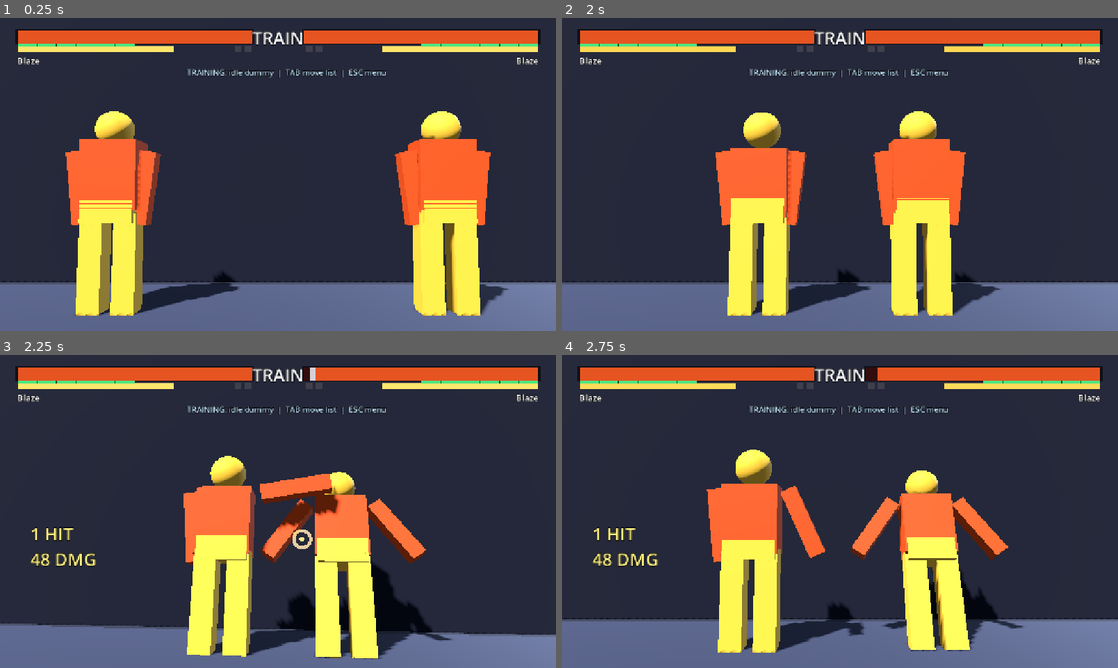
Above: before the commit, frames 1-4 (two rows, left to right).
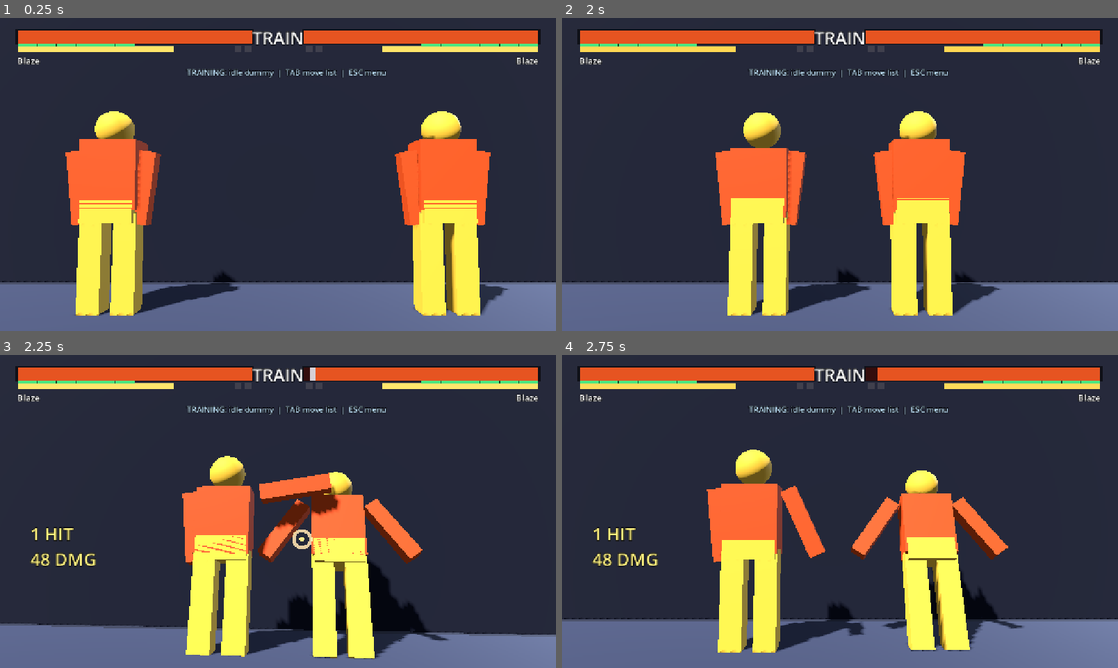
Above: after the commit, the same moments.

Repository: muji-wyh/FootisesGame3
Game: Godot game, scene res://scenes/match/Training.tscn
Two runs of this game, one before a commit and one after it. Both use one fixed random seed, a clock stepped at 60 frames per second and the inputs below. This scene is started directly instead of the project's main scene. Sound files missing from this copy of the repository are replaced by a short silence.
Inputs (mouse positions are in pixels of both pictures, inside the frame that each line leads up to):
- Up to frame 1 (0.25 s): no input
- Up to frame 2 (2 s): move the mouse to (962, 158) at 0.52 s; hold D 0.53-1.25 s; tap U (p1_lp) at 0.6 s; click (962, 158) at 0.67 s; drag from (728, 190) to (812, 237) at 1.27 s
- Up to frame 3 (2.25 s): move the mouse to (333, 442) at 2.02 s; hold D from 2.03 s (still down); tap I at 2.1 s
- Up to frame 4 (2.75 s): keep holding D

Frames 1-2 are identical in both runs. In frame 3, 2.6% of the frame differs, in the area x 32-82%, y 32-98%; in frame 4, nothing differs.

Commit message:
Fix hitstop reading as a dead pause
A clip started while hitstop freezes the AnimationPlayer could never finish its
crossfade, so on every hit both fighters collapsed toward a rest pose and held it
for the whole 13-25 frame freeze instead of holding the hit reaction. Clips that
start mid-freeze now snap, and the rig gets a small decaying impact vibration so
the freeze reads as a crunch rather than two statues. Presentation only -- the
simulation, frame data and hit results are untouched.

Co-authored-by: Copilot <223556219+Copilot@users.noreply.github.com>

Diff:
--- a/scripts/fighter/AnimatedFighterRig.gd
+++ b/scripts/fighter/AnimatedFighterRig.gd
@@ -20,6 +20,7 @@
 var _cur_clip: String = ""
 var _cur_move: MoveData = null
 var _grounded: bool = false
+var _frozen: bool = false   # hitstop is freezing the AnimationPlayer this tick (see _play)
 var _skel: Skeleton3D
 var _cfg: RigConfig   # per-character visual/rig configuration (CharacterData.rig)
 
@@ -60,7 +61,8 @@
 func pose(f: Fighter) -> void:
 	if not ok:
 		return
-	_player.speed_scale = 0.0 if f.hitstop > 0 else 1.0
+	_frozen = f.hitstop > 0
+	_player.speed_scale = 0.0 if _frozen else 1.0
 	# Ground using the real (animated) idle pose - but only once the rig is in the tree and
 	# the AnimationPlayer has actually posed the skeleton (not during the early build call).
 	if not _grounded and is_inside_tree() and f.state == Fighter.State.IDLE:
@@ -244,7 +246,10 @@
 	var anim := _player.get_animation(full)
 	anim.loop_mode = Animation.LOOP_LINEAR if loop else Animation.LOOP_NONE
 	var restarting_same := _player.current_animation == full
-	_player.play(full, blend, speed)
+	# A crossfade cannot progress while hitstop freezes the player (speed_scale 0), so a clip
+	# starting mid-freeze must snap — otherwise the fighter holds its pre-impact pose for the
+	# whole hitstop and only reacts once the freeze releases.
+	_player.play(full, 0.0 if _frozen else blend, speed)
 	if restarting_same:
 		_player.seek(0.0, true)
 	if _player.is_inside_tree():
--- a/scripts/fighter/Fighter.gd
+++ b/scripts/fighter/Fighter.gd
@@ -57,6 +57,8 @@
 const CORNER_PUSHBACK_X := 6.0      # near-corner threshold for attacker recoil on hit
 const INPUT_BUFFER := 4             # ticks a buffered attack press waits to fire on the first actionable frame
 const HITSTOP_FEEL_BONUS := 4       # ponytail: one global hitstop feel knob; per-move overrides if tuning needs diverge
+const IMPACT_SHAKE_AMP := 0.02      # ponytail: one knob for the visual-only impact vibration (world units at the hit frame)
+const IMPACT_SHAKE_TICKS := 12.0    # ticks the vibration takes to decay back to centre
 const DRIVE_RUSH_CARRY := 6.2       # forward slide speed granted to the first normal out of a Drive Rush
 const DRIVE_RUSH_CARRY_TICKS := 10  # ticks that carry momentum lasts
 const DRIVE_RUSH_BRAKE_TICKS := 10     # max skid frames after a back-back interrupt (safety cap)
@@ -331,8 +333,26 @@
 		facing = want
 
 func update_visual() -> void:
-	if rig and rig.has_method("pose"):
+	if rig == null:
+		return
+	if rig.has_method("pose"):
 		rig.call("pose", self)
+	if rig is Node3D:
+		(rig as Node3D).position.x = _impact_shake_x()
+
+## Visual-only impact vibration during hitstop, so the freeze reads as a crunch instead of
+## two motionless statues. Offsets the rig node only — `position` (the simulation value) is
+## untouched, so frame data and hit results are unaffected.
+func _impact_shake_x() -> float:
+	if hitstop <= 0:
+		return 0.0
+	var amp := IMPACT_SHAKE_AMP * 0.35              # attacker: just a recoil buzz
+	if state == State.HITSTUN:
+		amp = IMPACT_SHAKE_AMP * (1.0 + 0.5 * hit_strength)
+	elif state == State.BLOCKSTUN:
+		amp = IMPACT_SHAKE_AMP * 0.5
+	var fade: float = minf(float(hitstop) / IMPACT_SHAKE_TICKS, 1.0)
+	return (1.0 if hitstop % 2 == 0 else -1.0) * amp * fade
 
 # --- neutral / movement ----------------------------------------------------
 
--- a/tools/run_tests.gd
+++ b/tools/run_tests.gd
@@ -139,6 +139,7 @@
 	_test_multihit()
 	_test_move_sfx()
 	_test_animated_rig()
+	_test_impact_shake()
 	_test_six_buttons()
 	_test_dash()
 	_test_air_attack()
@@ -1259,7 +1260,71 @@
 	arig.pose(f)
 	arig._player.advance(0.03)
 	_check("same-move cancel restarts the clip", arig._player.current_animation_position < before_restart)
+	# A clip started DURING hitstop must snap into pose: the player is frozen (speed_scale 0),
+	# so a crossfade can never progress and the victim would otherwise hold its pre-impact
+	# pose for the whole freeze, only jumping into the reaction once the freeze releases.
+	# A clip started DURING hitstop must snap into pose: the player is frozen (speed_scale 0),
+	# so a crossfade can never progress and the victim collapses toward a stale/rest pose for
+	# the whole freeze instead of holding the hit reaction.
+	f.on_ground = true
+	f.stun_timer = 16
+	f.state = Fighter.State.HITSTUN
+	var hit_clip: String = arig._resolve_hit_clip(f)
+	arig._player.speed_scale = 1.0
+	arig._player.play(arig._cfg.lib_name + "/" + hit_clip, 0.0)
+	arig._player.seek(0.0, true)
+	var want_pose := _skel_sig(arig._skel)
+	f.state = Fighter.State.ATTACK
+	f.state_frame = 0
+	f.hitstop = 0
+	arig.pose(f)
+	arig._player.advance(0.12)
+	var parked_pose := _skel_sig(arig._skel)
+	f.state = Fighter.State.HITSTUN
+	f.hitstop = 8
+	arig.pose(f)
+	arig._player.advance(0.016)   # the next engine frame, still frozen (speed_scale 0)
+	var frozen_pose := _skel_sig(arig._skel)
+	_check("hit reaction leaves the pre-impact pose during hitstop", absf(frozen_pose - parked_pose) > 0.0001)
+	_check("hit reaction reaches its own pose during hitstop", absf(frozen_pose - want_pose) < 0.0001)
 	arig.queue_free()
+
+## Cheap signature of the whole skeleton pose, so a test can assert the rig actually moved.
+func _skel_sig(sk: Skeleton3D) -> float:
+	var s := 0.0
+	for i in sk.get_bone_count():
+		var q := sk.get_bone_pose_rotation(i)
+		s += q.x + q.y * 2.0 + q.z * 3.0 + q.w * 5.0
+	return s
+
+func _test_impact_shake() -> void:
+	print("[impact shake]")
+	var blaze := CharacterLibrary.create("blaze")
+	var f := Fighter.new()
+	f.setup(blaze, Manual.new(), GameConst.Side.P1, 0.0)
+	_check("no shake outside hitstop", f._impact_shake_x() == 0.0)
+	f.state = Fighter.State.HITSTUN
+	f.hitstop = 6
+	f.hit_strength = 0
+	var light: float = absf(f._impact_shake_x())
+	f.hit_strength = 2
+	var heavy: float = absf(f._impact_shake_x())
+	_check("hitstop shakes the rig", light > 0.0)
+	_check("heavier hits shake harder", heavy > light)
+	# Alternating each tick is what reads as a vibration rather than a lean.
+	var a := f._impact_shake_x()
+	f.hitstop = 5
+	var b := f._impact_shake_x()
+	_check("shake alternates direction each tick", a * b < 0.0)
+	# It must fade out so the rig lands back on centre when the freeze releases.
+	f.hitstop = 1
+	_check("shake decays as hitstop drains", absf(f._impact_shake_x()) < heavy)
+	f.hitstop = 6
+	var victim: float = absf(f._impact_shake_x())
+	f.state = Fighter.State.ATTACK
+	_check("attacker shakes less than the victim", absf(f._impact_shake_x()) < victim)
+	f.hitstop = 0
+	_check("shake returns to centre after hitstop", f._impact_shake_x() == 0.0)
 
 func _test_six_buttons() -> void:
 	print("[six buttons]")
